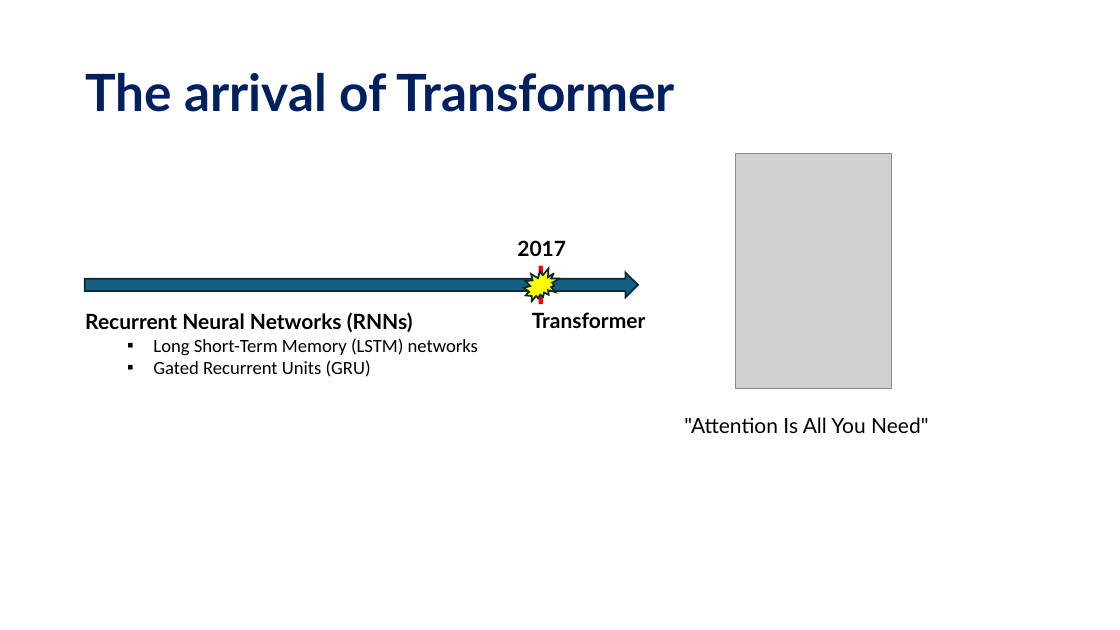
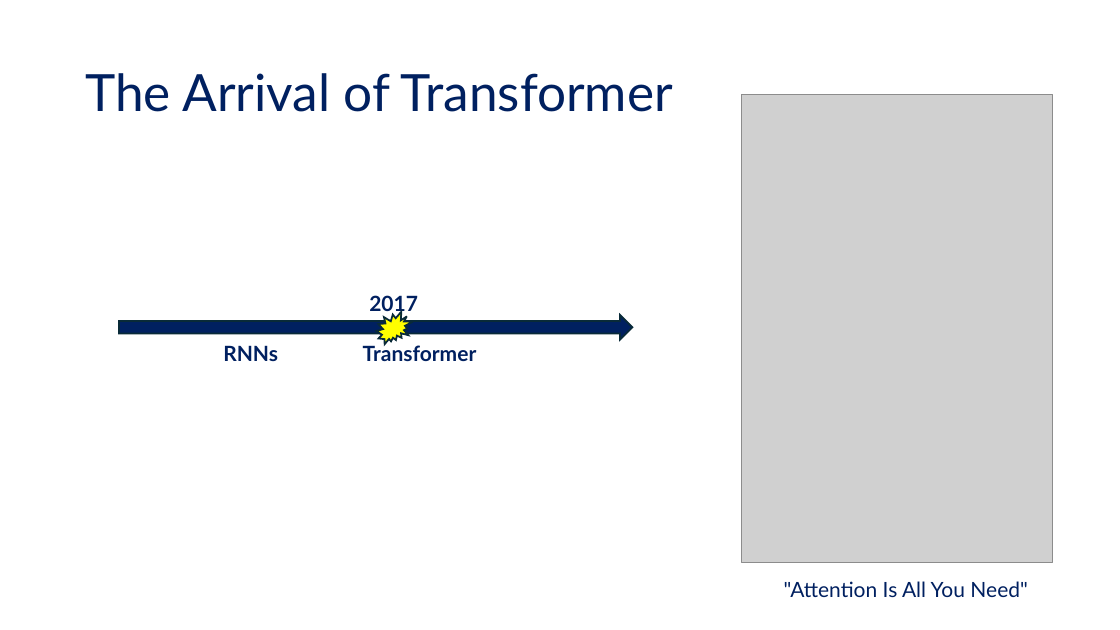
Before and after one commit to tanquangduong/transformer-pt, a slide deck: slide 11 of presentation/Transformer_Udemy/Udemy_P2_Introduction to Transformer.pptx (slide 9 before the commit). Drawn at 1120x630 pixels with LibreOffice and Linux fonts; fonts in the diff are those of the drawing; grey boxes stand for pictures. Boxes give left, top, right and bottom in pixels: in the first picture for what was removed or moved away, otherwise in the second. Text is boxed around its words. In the diff, an @@ line names an element or a change of style, - is before the commit and + after.

```diff
--- a/presentation/Transformer_Udemy/Udemy_P2_Introduction to Transformer.pptx
+++ b/presentation/Transformer_Udemy/Udemy_P2_Introduction to Transformer.pptx
@@ title at <box>85,73,673,112</box>: text changed; bold off @@
-The arrival of Transformer
+The Arrival of Transformer
@@ picture: place and size @@
-picture at <box>736,154,891,388</box>
+picture at <box>742,94,1053,562</box>
@@ rectangle removed at <box>539,266,543,304</box> @@
@@ text "2017": place and size @@
-text "2017" at <box>517,240,566,256</box>
+text "2017" at <box>369,295,418,316</box>
@@ text removed at <box>85,312,478,377</box> @@
-Recurrent Neural Networks (RNNs)
-  ▪ Long Short-Term Memory (LSTM) networks
-  ▪ Gated Recurrent Units (GRU)
@@ right arrow: place and size @@
-right arrow at <box>85,273,638,297</box>
+right arrow at <box>119,315,633,339</box>
@@ right arrow at <box>119,315,633,339</box>: fill #156082 to #002060 @@
@@ irregular seal: place and size @@
-irregular seal at <box>523,269,560,302</box>
+irregular seal at <box>376,312,413,344</box>
@@ rectangle added at <box>390,319,394,336</box>, fill #00B0F0 @@
@@ text added at <box>223,345,278,361</box>, 18 pt, text #002060, bold @@
+RNNs
@@ text "Transformer": place and size @@
-text "Transformer" at <box>532,312,646,328</box>
+text "Transformer" at <box>363,343,477,361</box>
@@ text colour #000000 to #002060 in 3 elements at <box>363,343,477,361</box>, <box>369,295,418,316</box>, <box>784,581,1027,597</box> @@
@@ text ""Attention Is All You Need"": place and size @@
-text ""Attention Is All You Need"" at <box>684,417,928,433</box>
+text ""Attention Is All You Need"" at <box>784,581,1027,597</box>
```
Also in this commit, not shown: 75 other slides changed, 25 slides added, 8 slides removed, 20 other files.
